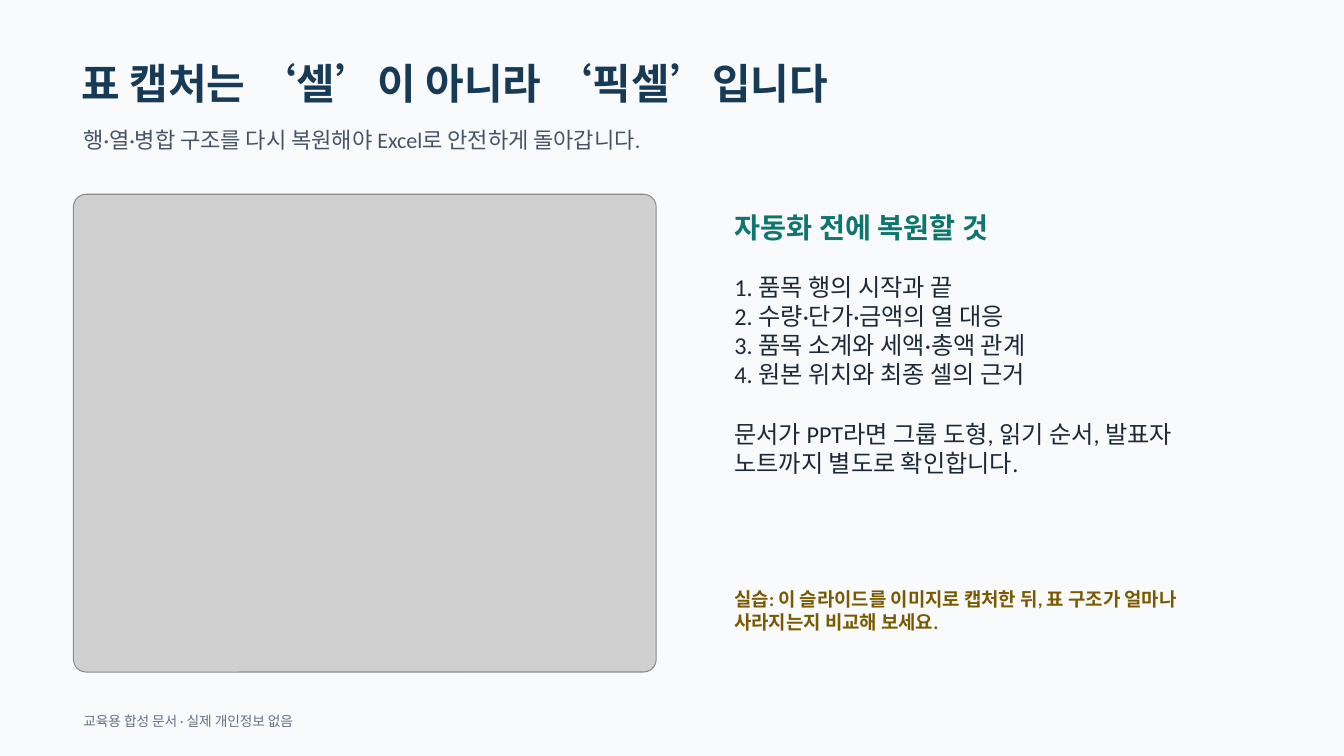
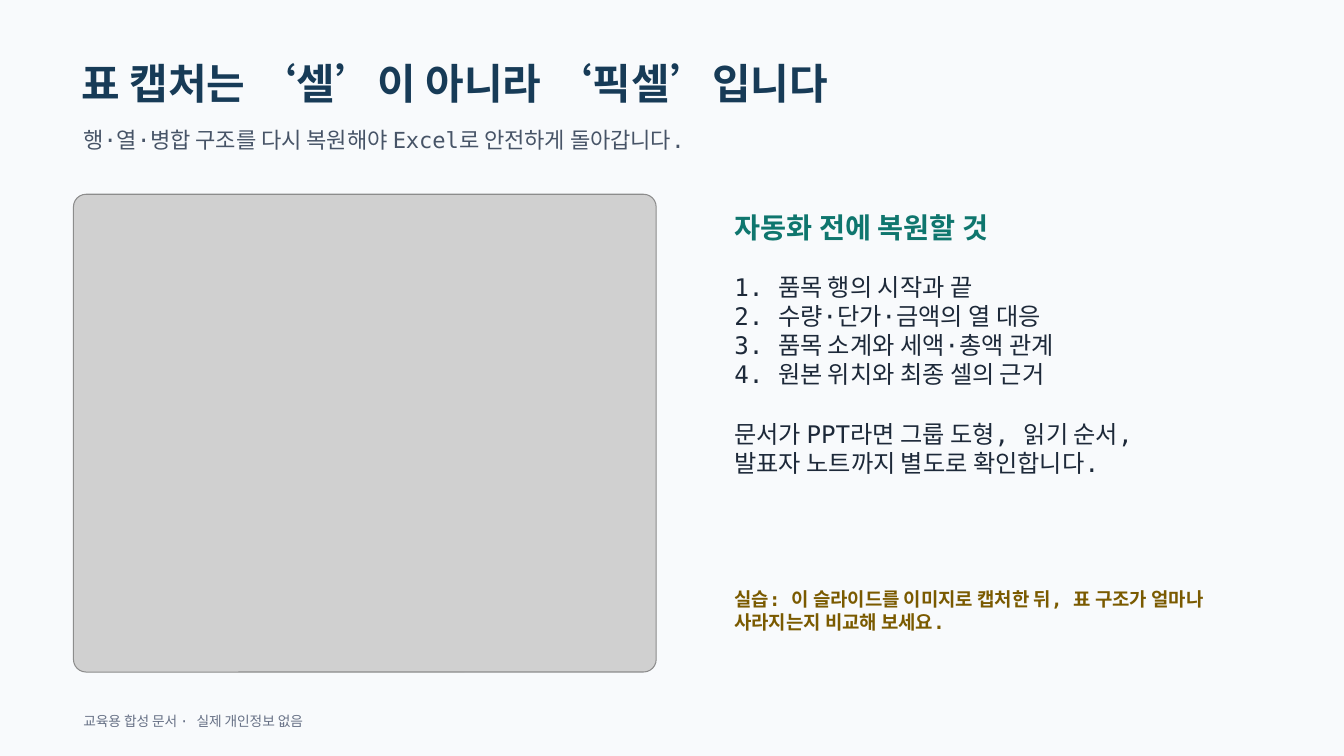
Before and after one commit to leecks1119/document_ai_lecture, a slide deck: slide 1 of sample_docs/formats/table_summary.pptx. Drawn at 1344x756 pixels with LibreOffice and Linux fonts; fonts in the diff are those of the drawing; grey boxes stand for pictures. Boxes give left, top, right and bottom in pixels: in the first picture for what was removed or moved away, otherwise in the second. Text is boxed around its words. In the diff, an @@ line names an element or a change of style, - is before the commit and + after.

```diff
--- a/sample_docs/formats/table_summary.pptx
+++ b/sample_docs/formats/table_summary.pptx
@@ font Calibri to DejaVu Sans Mono in 4 elements at (83,129,685,150), (734,276,1133,474), (734,590,1203,631), (83,714,303,727) @@
```
Also in this commit, not shown: 24 other files.
